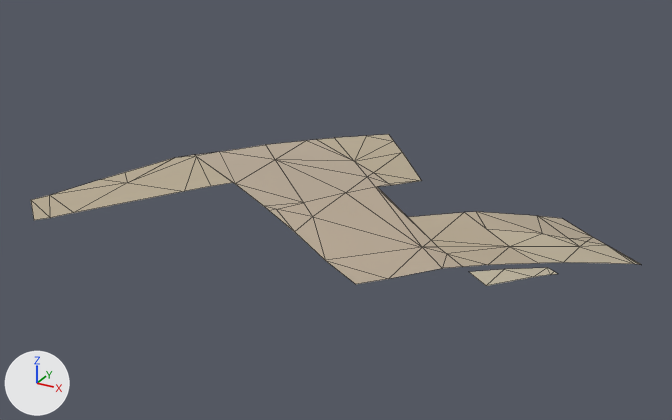
Before and after pictures for a commit that changed the glTF model assets/malta/countryside/farm_-7_5_soil.glb.
Rendered twice from a camera (50 mm lens) standing at (588.0, -952.0, 482.0) and looking at (293.0, -414.0, 213.0). Arrows for +X, +Y and +Z are at lower left; the lights stay in place. The picture after the commit comes second. Mesh edges are drawn as thin lines. Vertices at exactly the same position are counted once.

Names of what the first picture shows: 'geometry_0'.
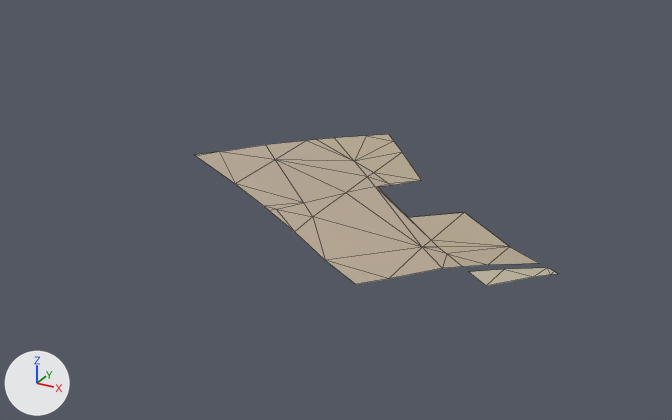
The edits, one by one:
me_geometry_0 is used by ob_geometry_0; location (0.0, 0.0, 0.0).
Verts and faces of me_geometry_0; kept vertices keep their numbers, new ones are numbered from 86.
Before the commit, vertices of me_geometry_0: 68 (155.0, -395.0, 223.0) at pixel (196, 156), 72 (152.0, -393.0, 223.0) at pixel (194, 154), 73 (217.0, -433.0, 226.0) at pixel (233, 182), 74 (206.0, -446.0, 225.0) at pixel (210, 186), 75 (114.0, -460.0, 218.0) at pixel (100, 179).
Before the commit, vertices of me_geometry_0: 76 (140.0, -460.0, 220.0) at pixel (127, 182), 77 (122.0, -442.0, 219.0) at pixel (125, 172), 78 (140.0, -403.0, 222.0) at pixel (174, 157), 79 (193.0, -460.0, 224.0) at pixel (184, 191), 80 (140.0, -404.0, 222.0) at pixel (173, 157).
Before the commit, vertices of me_geometry_0: 81 (140.0, -518.0, 218.0) at pixel (73, 212), 82 (90.0, -510.0, 215.0) at pixel (30, 199), 83 (129.0, -529.0, 217.0) at pixel (50, 217), 84 (97.0, -497.0, 215.0) at pixel (49, 195), 85 (122.0, -537.0, 216.0) at pixel (33, 220).
me_geometry_0 had 86 vertices, 101 faces and spanned x 90.0..500.0, y -537.0..-287.0, z 199.0..229.0.
me_geometry_0 now has 53 vertices, 61 faces and spans x 152.0..463.0, y -524.0..-287.0, z 215.0..229.0.
Part 1, on me_geometry_0:
20 vertices are removed from x 380.0..500.0, y -420.0..-319.0, z 199.0..219.0.
29 faces are deleted.
3 new faces join them.
Part 2, on me_geometry_0:
Vertices deleted: 73 to 85 (with the faces that use them).

Location of each change, (x1, y1, x2, y2) in pixels of the pictures (672 x 420 px):
'geometry_0', reshaped (40% narrower)
    before: (31, 134, 640, 286)
    after: (195, 134, 557, 286)
part 1 of me_geometry_0, cut back
    before: (408, 212, 640, 264)
    after: (408, 212, 509, 247)
part 2 of me_geometry_0, deleted (beige)
    before: (31, 155, 233, 220)
